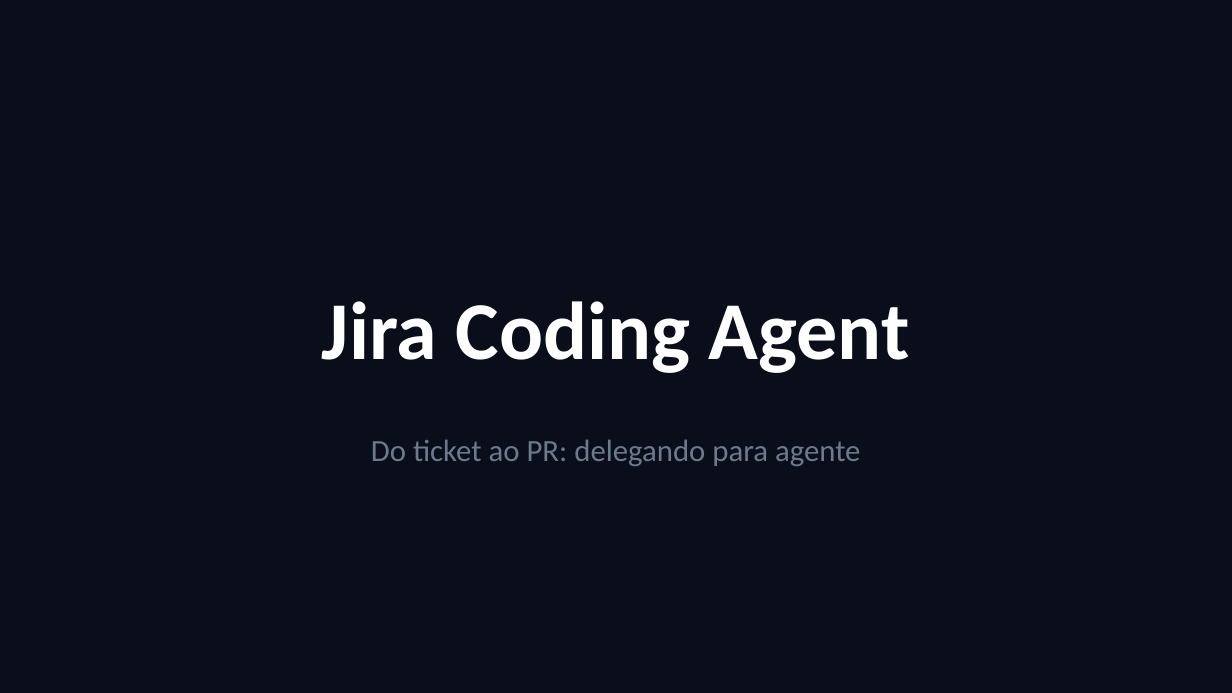
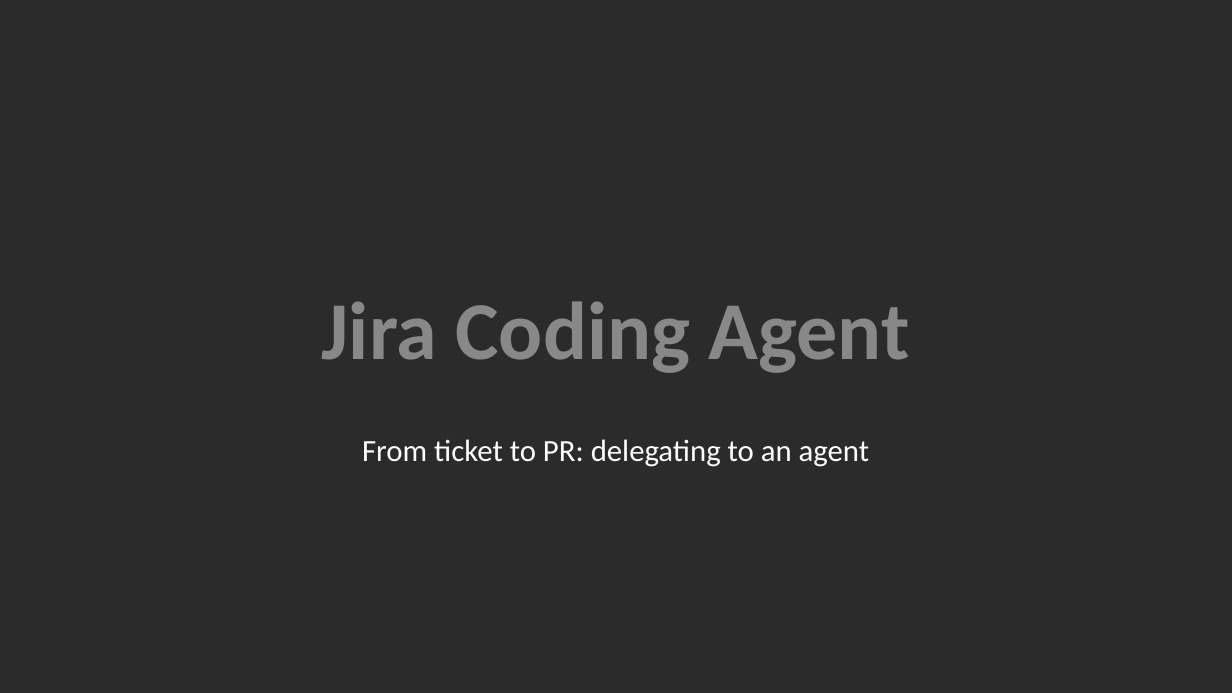
Before and after one commit to smsilva/wasp-agent, a slide deck: slide 2 of docs/presentations/2026-06-15-jira-coding-agent.pptx. Drawn at 1232x693 pixels with LibreOffice and Linux fonts; fonts in the diff are those of the drawing; background and template pictures are left out; a plain dark background stands for a picture behind light text. Boxes give left, top, right and bottom in pixels: in the first picture for what was removed or moved away, otherwise in the second. Text is boxed around its words. In the diff, an @@ line names an element or a change of style, - is before the commit and + after.

```diff
--- a/docs/presentations/2026-06-15-jira-coding-agent.pptx
+++ b/docs/presentations/2026-06-15-jira-coding-agent.pptx
@@ background #0A0E1A to picture (left out) @@
@@ text "Jira Coding Agent" at (322, 301, 910, 373): text colour #FFFFFF to #888888 @@
@@ text at (362, 439, 869, 467): text changed; text colour #6B7A8D to #FFFFFF @@
-Do ticket ao PR: delegando para agente
+From ticket to PR: delegating to an agent
```
Also in this commit, not shown: 17 other slides changed, 11 slides added, 11 slides removed, 2 other files.
